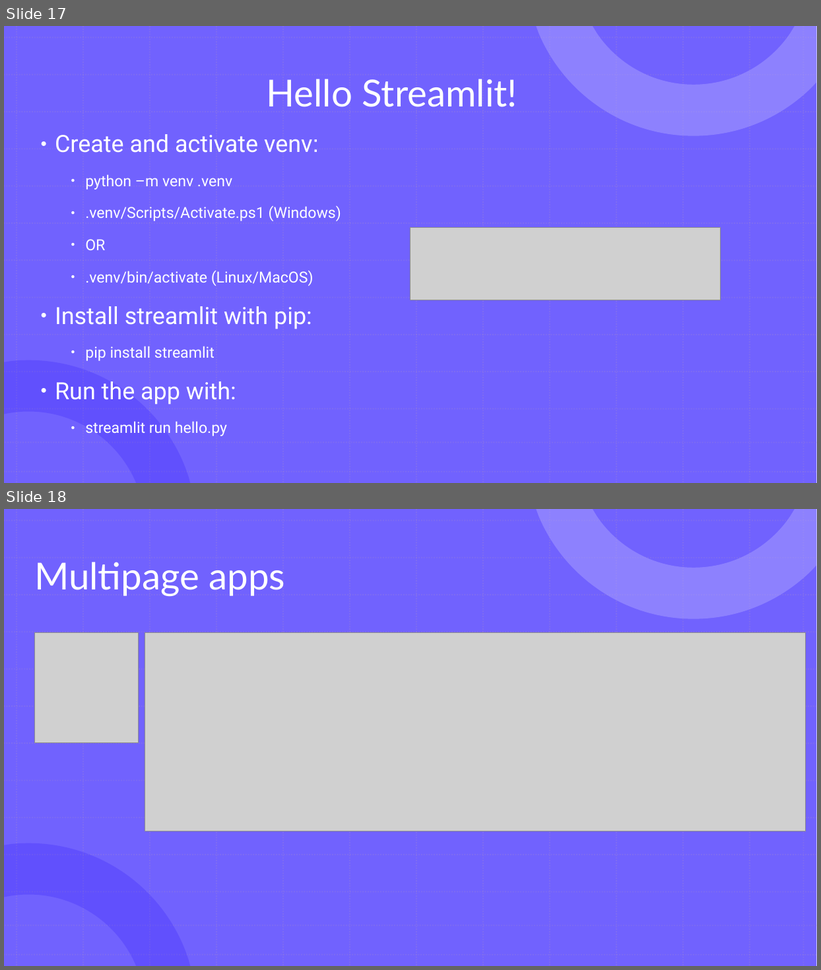
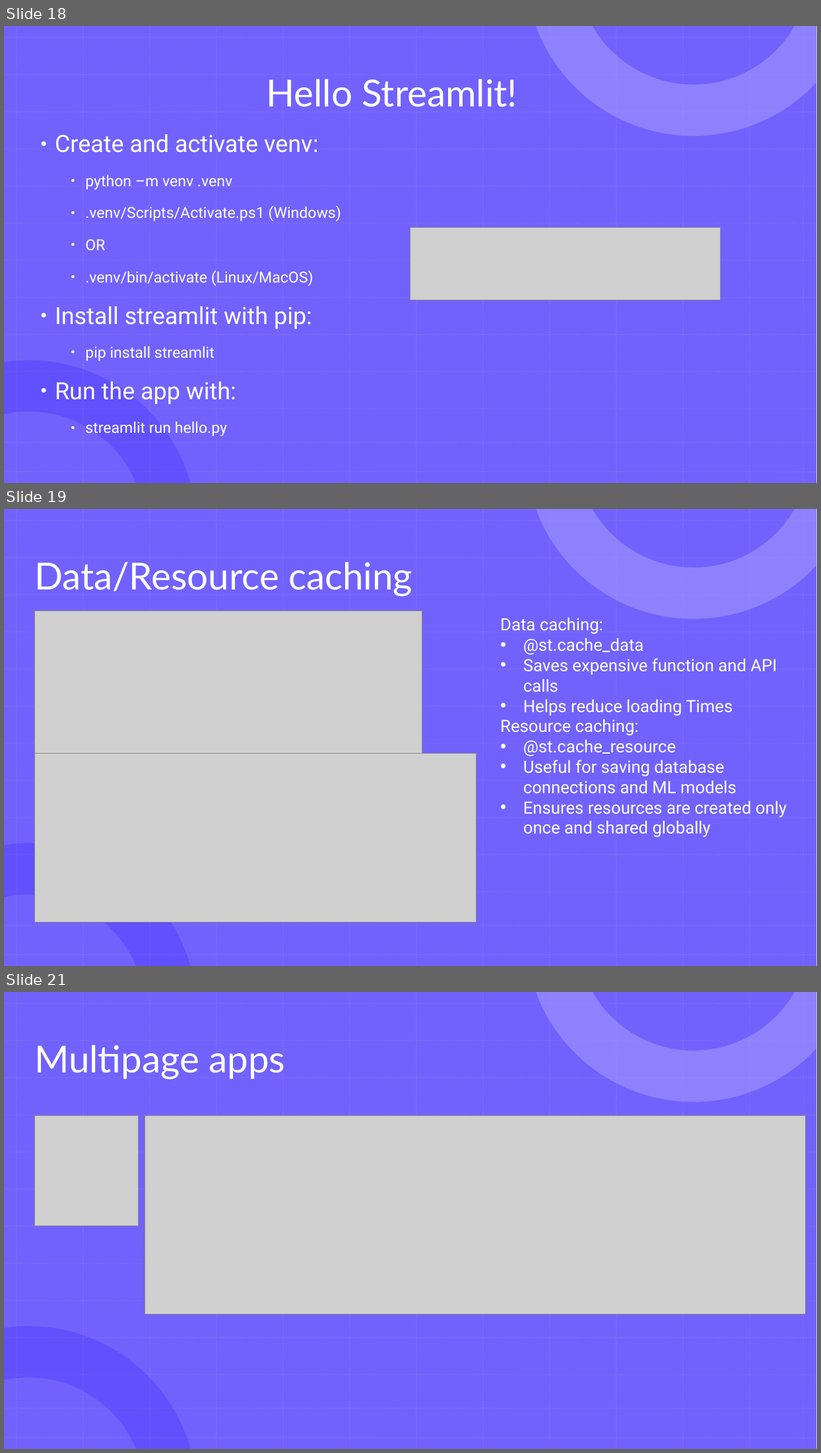
Before and after one commit to Soplicow/streamlit-dash, a slide deck: Dash-Streamlit_Presentation.pptx. Shown one above the other, each under a label of ours: slides 17 and 18 before the commit, slides 18, 19 and 21 after it; the slides between them are not shown. The pictures are 821x970 and 821x1453 pixels, drawn with LibreOffice and Linux fonts; fonts in the diff are those of the drawing; grey boxes stand for pictures. Boxes give left, top, right and bottom in pixels: in the first picture for what was removed or moved away, otherwise in the second. Text is boxed around its words. In the diff, an @@ line names an element or a change of style, - is before the commit and + after.

Commit message:
Presentation

```diff
--- a/Dash-Streamlit_Presentation.pptx
+++ b/Dash-Streamlit_Presentation.pptx
@@ slide 19 added at (4,509,817,966), background #FFFFFF; not listed: 29 template elements that a slide beside it also shows @@
@@ title added at (34,562,413,596), 44 pt, text #FFFFFF @@
+Data/Resource caching
@@ picture added at (34,611,422,754) @@
@@ text added at (500,617,787,838), 20 pt, text #FFFFFF @@
+Data caching:
+• @st.cache_data
+• Saves expensive function and API calls
+• Helps reduce loading Times
+Resource caching:
+• @st.cache_resource
+• Useful for saving database connections and ML models
+• Ensures resources are created only once and shared globally
@@ picture added at (34,754,476,923) @@
@@ what was slide 17 is now slide 18 @@
@@ what was slide 18 is now slide 21 @@
```
Also in this commit, not shown: 2 other slides added, 1 other file.
